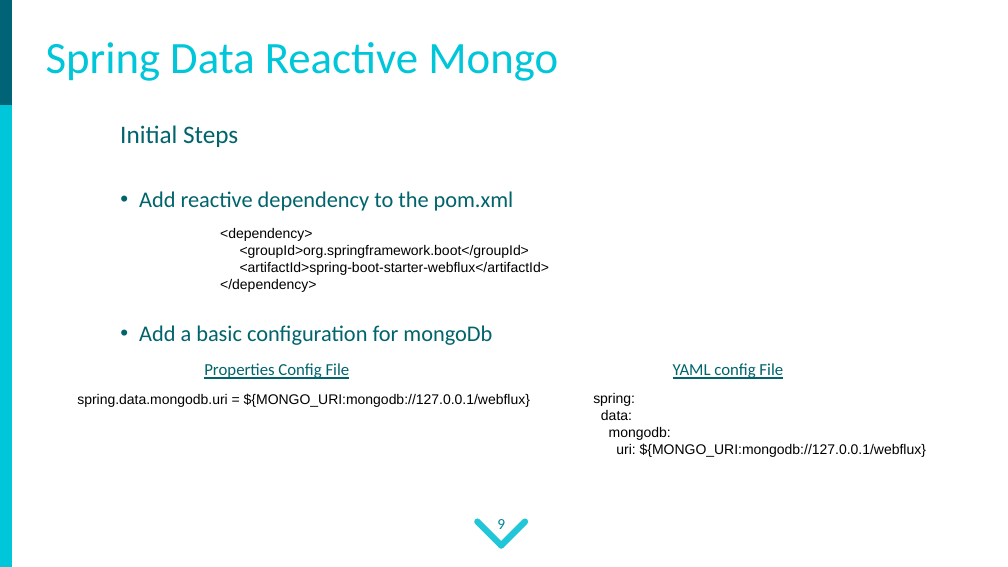
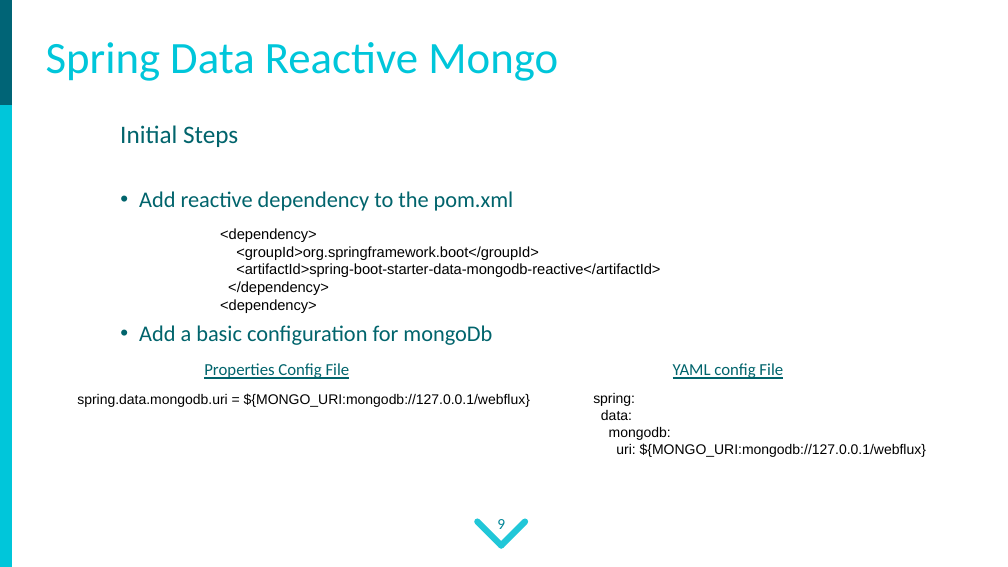
Before and after one commit to aslanshemilov/cto-spring-webflux-training, a slide deck: slide 9 of presentations/04-spring-data.pptx. Drawn at 1008x567 pixels with LibreOffice and Linux fonts; fonts in the diff are those of the drawing; background and template pictures are left out. Boxes give left, top, right and bottom in pixels: in the first picture for what was removed or moved away, otherwise in the second. Text is boxed around its words. In the diff, an @@ line names an element or a change of style, - is before the commit and + after.

```diff
--- a/presentations/04-spring-data.pptx
+++ b/presentations/04-spring-data.pptx
@@ text at (x1=220, y1=228, x2=539, y2=295): size 10 to 10.5 pt in "<dependency>", "<groupId>org.springframework.boot</groupId>", "</dependency>" @@
@@ text at (x1=236, y1=263, x2=660, y2=277): text changed; size 10 to 10.5 pt @@
-<artifactId>spring-boot-starter-webflux</artifactId>
+<artifactId>spring-boot-starter-data-mongodb-reactive</artifactId>
@@ text at (x1=220, y1=299, x2=317, y2=313): paragraph added @@
+<dependency>
```
Also in this commit, not shown: 1 other slide changed.
